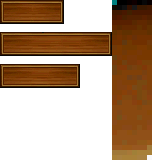
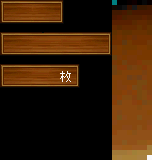
Revision of a layered 152 x 160 image; what changed, layer by layer:
pixels changed over [0, 0, 112, 160] (layer not identified)
